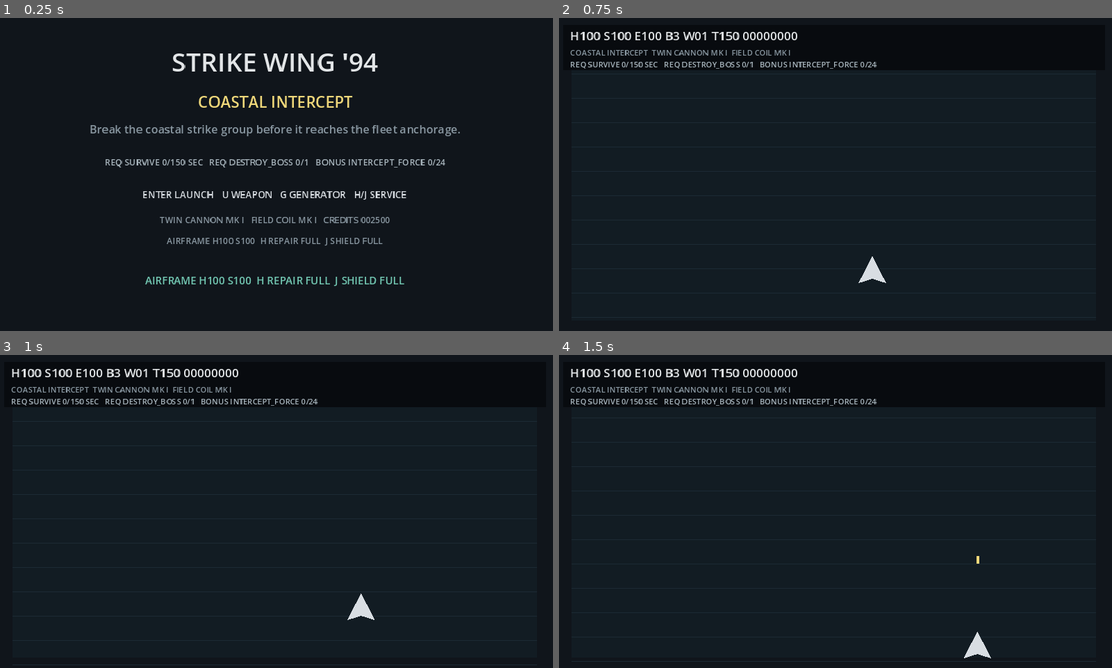
Above: before the commit, frames 1-4 (two rows, left to right).
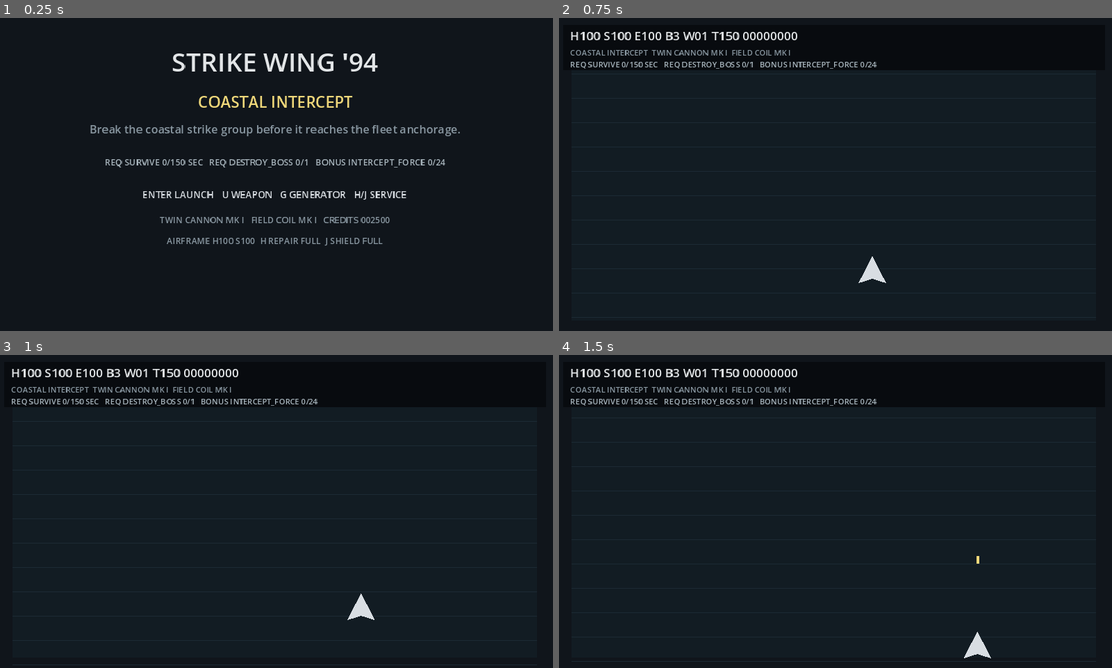
Above: after the commit, the same moments.

Repository: EVAVO-STUDIO/godot-462-strike-wing-94
Game: Godot game, scene res://scenes/main.tscn
Same seed, same stepped clock (60 frames per second), same inputs: the game is played once before the commit and once after it.
Inputs:
- Up to frame 1 (0.25 s): no input
- Up to frame 2 (0.75 s): tap Enter (confirm) at 0.5, 0.6 s; hold D (move_right) from 0.53 s (still down)
- Up to frame 3 (1 s): keep holding D (move_right)
- Up to frame 4 (1.5 s): release D (move_right) at 1.28 s; hold S (move_down) from 1.28 s (still down); tap Space (fire_primary) at 1.35 s

The runs differ from the first frame. In frame 1, 0.5% of the frame differs, in the area x 26-74%, y 82-86%; in frame 2, nothing differs; in frame 3, nothing differs; in frame 4, nothing differs.

Commit message:
refactor: remove service director autoload

Diff:
--- a/project.godot
+++ b/project.godot
@@ -9,7 +9,6 @@
 [autoload]
 CampaignSave="*res://scripts/campaign_save.gd"
 BossDirector="*res://scripts/boss_director.gd"
-ServiceDirector="*res://scripts/service_director.gd"
 BossHudDirector="*res://scripts/boss_hud_director.gd"
 ThreatWarningDirector="*res://scripts/threat_warning_director.gd"
 ProjectileCueDirector="*res://scripts/projectile_cue_director.gd"
